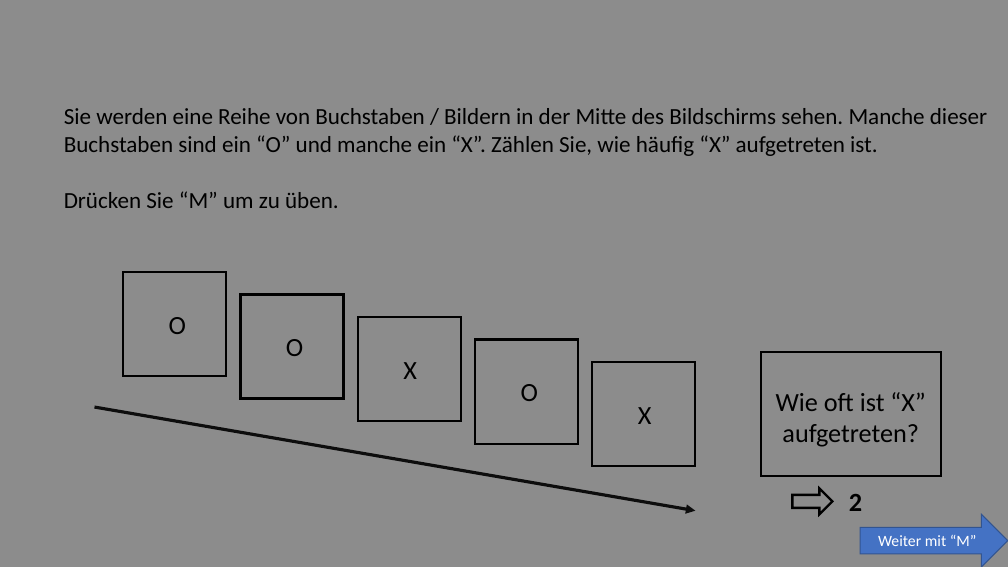
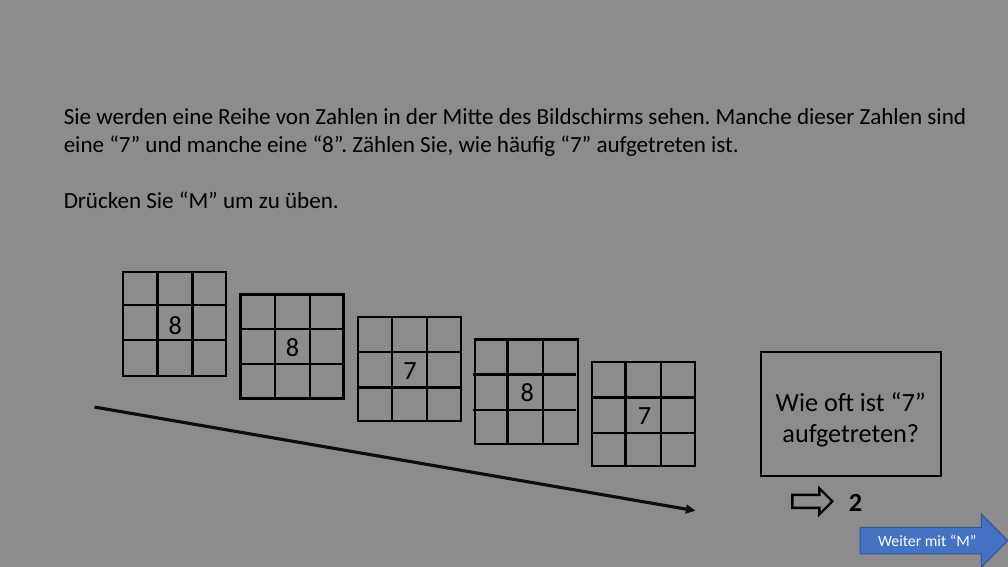
Before and after one commit to SLesche/oddball-task, a slide deck: slide 4 of instructions/instruction_slides.pptx. Drawn at 1008x567 pixels with LibreOffice and Linux fonts; fonts in the diff are those of the drawing. Boxes give left, top, right and bottom in pixels: in the first picture for what was removed or moved away, otherwise in the second. Text is boxed around its words. In the diff, an @@ line names an element or a change of style, - is before the commit and + after.

```diff
--- a/instructions/instruction_slides.pptx
+++ b/instructions/instruction_slides.pptx
@@ text at (64, 108, 966, 156): text changed @@
-Sie werden eine Reihe von Buchstaben / Bildern in der Mitte des Bildschirms sehen. Manche dieser Buchstaben sind ein “O” und manche ein “X”. Zählen Sie, wie häufig “X” aufgetreten ist.
+Sie werden eine Reihe von Zahlen in der Mitte des Bildschirms sehen. Manche dieser Zahlen sind eine “7” und manche eine “8”. Zählen Sie, wie häufig “7” aufgetreten ist.
@@ line added from (157, 271) to (157, 375), #000000 2.25 pt @@
@@ line added from (193, 271) to (193, 375), #000000 2.25 pt @@
@@ line added from (275, 295) to (275, 399), #000000 2.25 pt @@
@@ line added from (310, 295) to (310, 399), #000000 2.25 pt @@
@@ line added from (123, 305) to (226, 305), #000000 2.25 pt @@
@@ text at (169, 316, 182, 340): text changed @@
-O
+8
@@ line added from (241, 329) to (344, 329), #000000 2.25 pt @@
@@ line added from (392, 318) to (392, 422), #000000 2.25 pt @@
@@ line added from (427, 318) to (427, 422), #000000 2.25 pt @@
@@ line added from (123, 340) to (226, 340), #000000 2.25 pt @@
@@ text at (286, 338, 299, 356): text changed @@
-O
+8
@@ line added from (358, 352) to (461, 352), #000000 2.25 pt @@
@@ line added from (507, 340) to (507, 445), #000000 2.25 pt @@
@@ line added from (543, 340) to (543, 445), #000000 2.25 pt @@
@@ line added from (241, 364) to (344, 364), #000000 2.25 pt @@
@@ line added from (358, 388) to (461, 388), #000000 2.25 pt @@
@@ text at (403, 362, 416, 379): text changed @@
-X
+7
@@ line added from (473, 375) to (576, 375), #000000 2.25 pt @@
@@ text at (521, 383, 534, 401): text changed @@
-O
+8
@@ line added from (625, 363) to (625, 467), #000000 2.25 pt @@
@@ line added from (661, 363) to (661, 467), #000000 2.25 pt @@
@@ line added from (473, 410) to (576, 410), #000000 2.25 pt @@
@@ line added from (591, 398) to (695, 398), #000000 2.25 pt @@
@@ text at (638, 407, 651, 424): text changed @@
-X
+7
@@ text at (776, 392, 926, 447): text changed @@
-Wie oft ist “X” aufgetreten?
+Wie oft ist “7” aufgetreten?
@@ line added from (591, 433) to (695, 433), #000000 2.25 pt @@
```
Also in this commit, not shown: 2 other slides changed, 12 other files.
